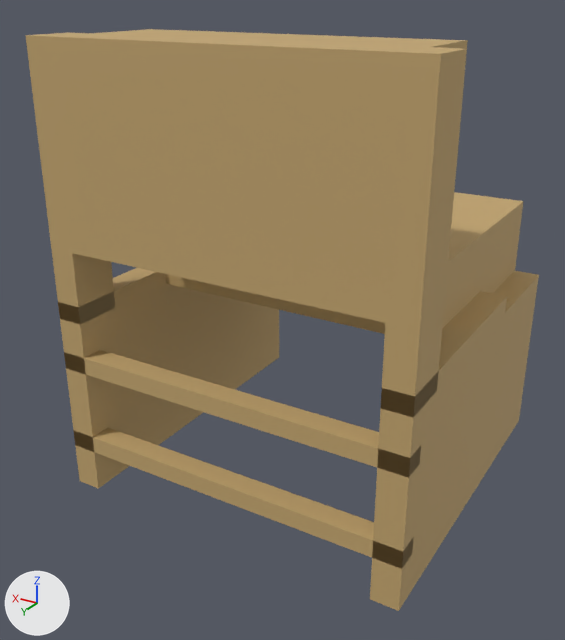
Renders of the glTF model src/assets/furniture/ikea-poang.glb from each side of a commit.
Before and after are seen from a 50 mm camera at (-0.811, 1.506, 1.09) aimed at (0.041, 0.085, 0.379). Lighting does not change. The marker at lower left points along +X, +Y and +Z. The older version comes first. Vertices at exactly the same position are counted once.

The older version as bpy lines, for what is in view:
```python
me_mesh_0 = bpy.data.meshes.new('Mesh_0')
me_mesh_0.from_pydata(...)  # 68 vertices, 120 faces; spans x -0.41..0.41, y -0.41..0.41, z 0.0..1.0
me_mesh_0.materials.append(mat_material_0)  # brown #c4a66f
ob_mesh_0 = bpy.data.objects.new('Mesh_0', me_mesh_0)
ob_mesh_0.location = (0.0, 0.0, 0.0)
```
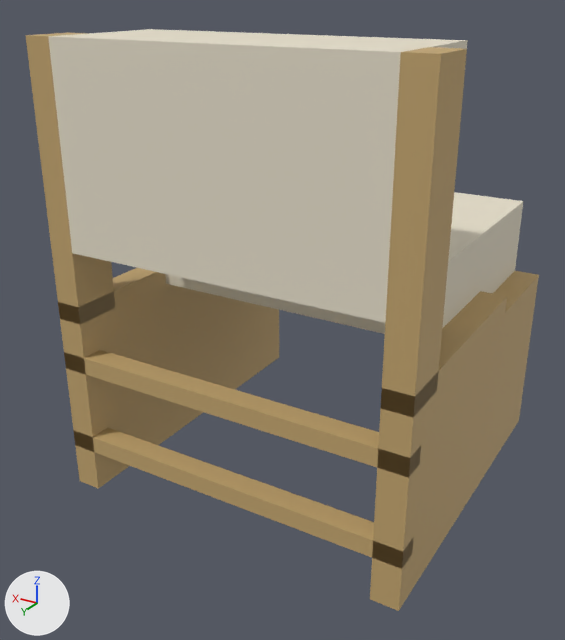
Location of each change, [x1, y1, x2, y2] in pixels of the pictures (565 x 640 px):
part 1 of me_mesh_0, recoloured (brown to pale yellow): [48, 29, 524, 334] in both

Patch to the scene script:
```diff
--- a/src/assets/furniture/ikea-poang.glb.py
+++ b/src/assets/furniture/ikea-poang.glb.py
@@ mat_material_1 @@
+mat_material_1 = principled_material('Material_1')
+mat_material_1.base_color = (0.8, 0.74, 0.6)  # pale yellow #e7dfcb
+mat_material_1.roughness = 0.9
@@ me_mesh_0 @@
 me_mesh_0.from_pydata(...)  # 68 vertices, 120 faces; spans x -0.41..0.41, y -0.41..0.41, z 0.0..1.0
 # used by ob_mesh_0; location = (0.0, 0.0, 0.0)
+# me_mesh_0 part 1: 24 of the faces centred in x -0.35..0.35, y -0.41..0.41, z 0.42..1.0 switch from mat_material_0 (brown #c4a66f) to mat_material_1 (pale yellow #e7dfcb)
```
